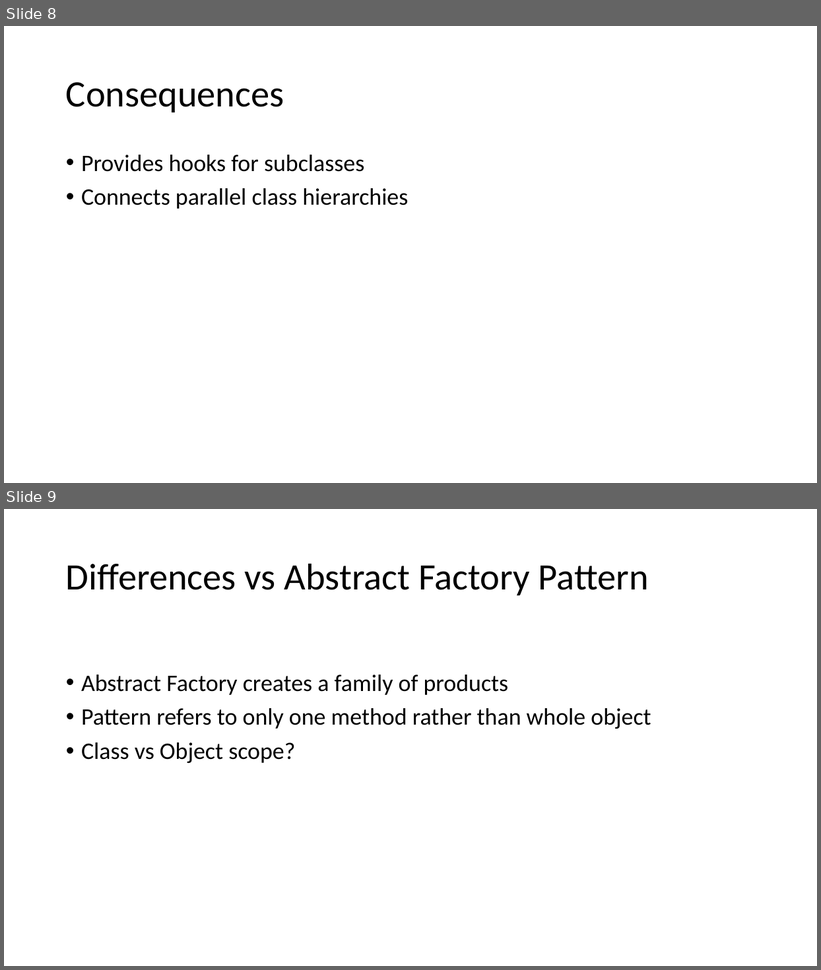
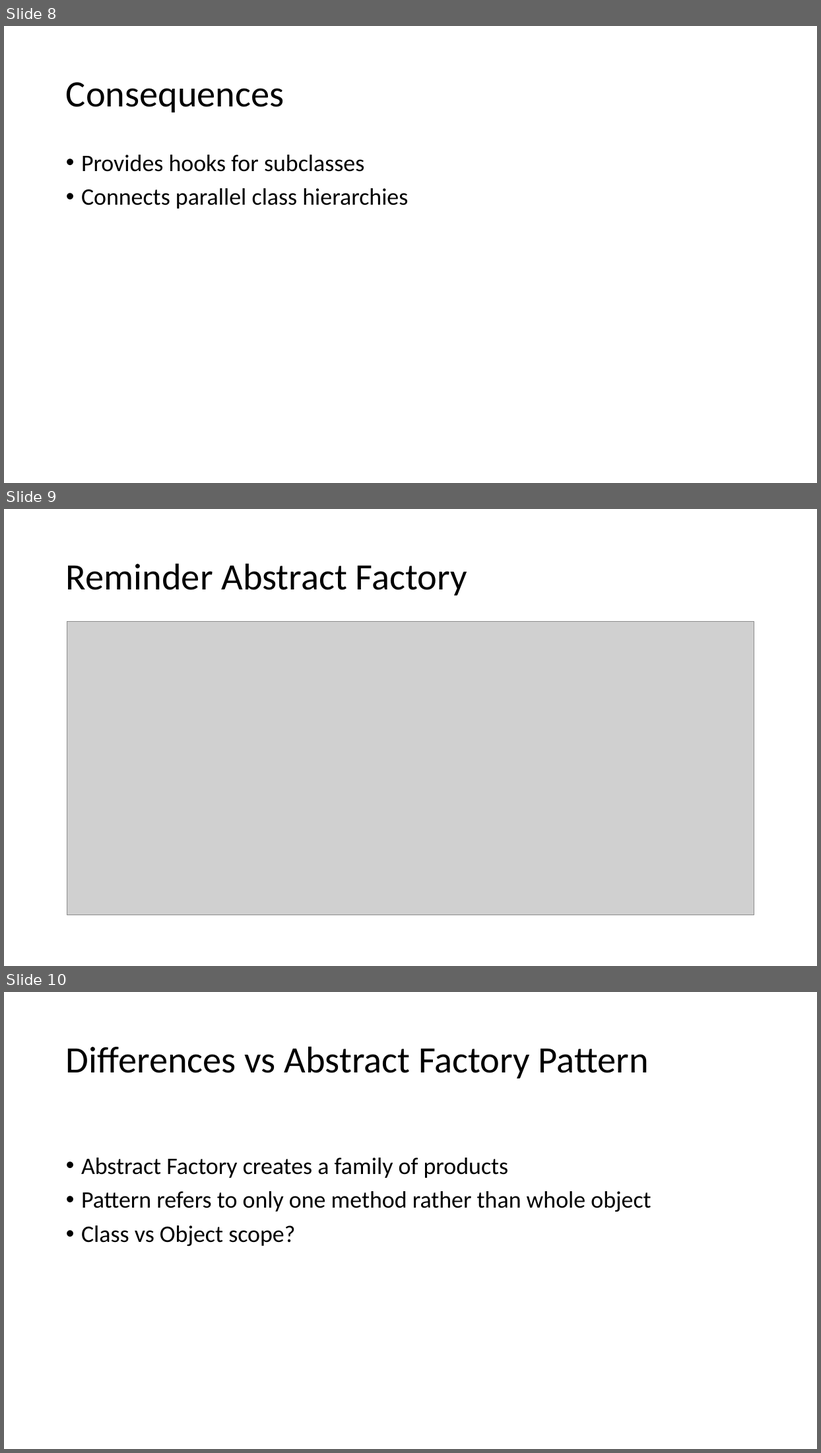
Before and after one commit to crsdrw/patterns, a slide deck: Patterns/docs/Factory Method.pptx. Shown one above the other, each under a label of ours: slides 8 and 9 before the commit, slides 8, 9 and 10 after it. The pictures are 821x970 and 821x1453 pixels, drawn with LibreOffice and Linux fonts; fonts in the diff are those of the drawing; grey boxes stand for pictures. Boxes give left, top, right and bottom in pixels: in the first picture for what was removed or moved away, otherwise in the second. Text is boxed around its words. In the diff, an @@ line names an element or a change of style, - is before the commit and + after.

Commit message:
Update presentation.

```diff
--- a/Patterns/docs/Factory Method.pptx
+++ b/Patterns/docs/Factory Method.pptx
@@ slide 9 added at box(4, 509, 817, 966), background #FFFFFF @@
@@ title added at box(66, 563, 467, 595), 44 pt, text #000000 @@
+Reminder Abstract Factory
@@ picture added at box(67, 622, 754, 916) @@
@@ what was slide 9 is now slide 10 @@
```
Also in this commit, not shown: 1 other file.
